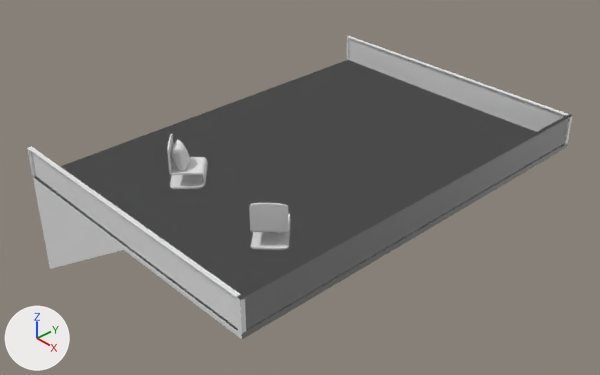
The Blender file VRFinalProject.blend, before and after one commit.
Rendered twice from a camera (50 mm lens) standing at (16.8, -16.21, 12.77) and looking at (-0.23, -0.24, -1.05). Every picture has the same lights, and +X, +Y and +Z are marked at lower left.

Objects in the first picture: 'BezierCurve', 'BezierCurve.001', 'Plane'.
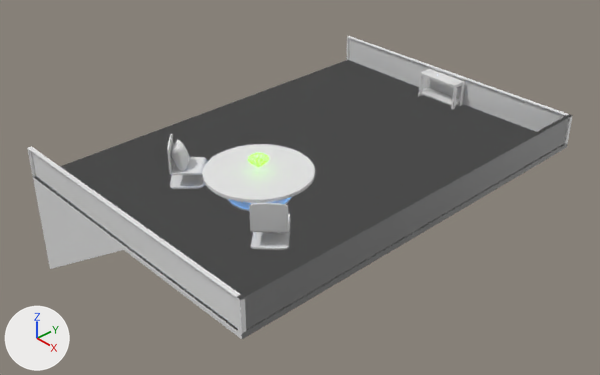
Location of each change, [x1, y1, x2, y2] in pixels of the pictures (600 x 375 px):
'Cylinder', added
    after: [202, 144, 315, 203]
'Cube', added
    after: [418, 69, 465, 109]
'Cylinder.001', added
    after: [227, 197, 292, 211]
'dobj', added
    after: [248, 153, 269, 167]
'Cylinder.002', added
    after: [253, 167, 264, 173]

The change, as a list of edits to the scene's bpy script:
```text
Add mat_diamond_glow:
    mat_diamond_glow = emission_material('Diamond Glow')
    mat_diamond_glow.base_color = (0.25, 0.973, 0.0)  # green #89fc00
    mat_diamond_glow.strength = 2.0
Add me_cube:
    me_cube.from_pydata(...)  # 167 vertices, 171 faces; spans x -1.0..1.0, y -1.0..1.0, z -5.7..28.9
Add me_dmesh:
    me_dmesh.from_pydata(...)  # 57 vertices, 73 faces; spans x -1.0..1.0, y -1.0..1.0, z -0.86..0.38
    me_dmesh.materials.append(mat_diamond_glow)  # green #89fc00
Add me_cylinder_002:
    me_cylinder_002.from_pydata(...)  # a 500-sided cylinder along z spanning x -1.64..1.64, y -1.64..1.64, z -0.05..0.05
Add ob_cube:
    ob_cube = bpy.data.objects.new('Cube', me_cube)
    ob_cube.location = (0.0, 6.56, 0.15)
    ob_cube.scale = (0.796, 0.273, 0.0266)
Add ob_dobj:
    ob_dobj = bpy.data.objects.new('dobj', me_dmesh)
    ob_dobj.location = (0.52, -2.59, 1.19)
    ob_dobj.scale = (0.299, 0.299, 0.299)
    ob_dobj.visible_shadow = False
    _m = ob_dobj.modifiers.new('Wireframe', 'WIREFRAME')
    _m.thickness = 0.1
    _m.use_relative_offset = True
Add ob_cylinder_002:
    ob_cylinder_002 = bpy.data.objects.new('Cylinder.002', me_cylinder_002)
    ob_cylinder_002.location = (0.52, -2.59, 0.82)
    ob_cylinder_002.scale = (0.0986, 0.0986, 0.0986)
Add ob_cylinder_001:
    ob_cylinder_001 = bpy.data.objects.new('Cylinder.001', me_cylinder_002.copy())
    ob_cylinder_001.location = (0.52, -2.59, 0.0)
    ob_cylinder_001.scale = (0.596, 0.596, 1.0)
Add ob_cylinder:
    ob_cylinder = bpy.data.objects.new('Cylinder', me_cylinder_002.copy())
    ob_cylinder.location = (0.52, -2.59, 0.76)
```
